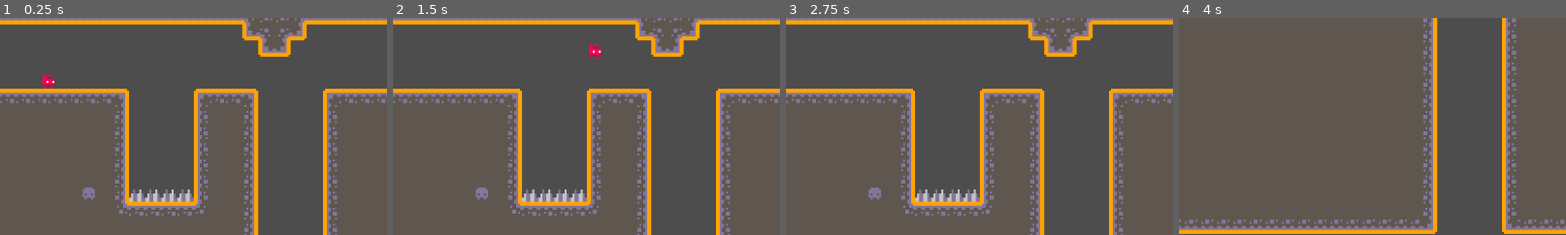
Above: before the commit, frames 1-4 (left to right).
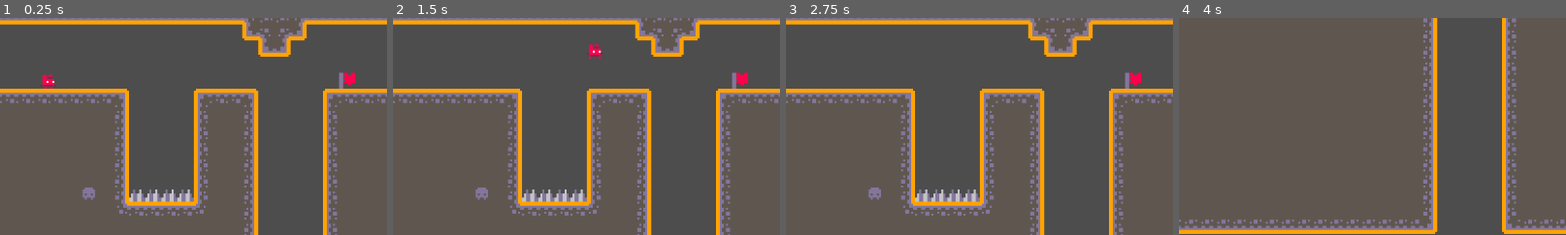
Above: after the commit, the same moments.

Repository: fredchien3/20-game-challenge
Game: Godot game, scene res://main/main.tscn
The game is run twice, just before and just after one commit, with the same random seed, the same clock (stepped at 60 frames per second) and the same inputs.
Inputs:
- Up to frame 1 (0.25 s): no input
- Up to frame 2 (1.5 s): tap Enter (ui_accept) at 0.5, 0.77, 1.25 s; hold Right (ui_right) from 0.53 s (still down)
- Up to frame 3 (2.75 s): tap Enter (ui_accept) at 1.52, 2 s; release Right (ui_right) at 2.03 s; hold Left (ui_left) from 2.03 s (still down)
- Up to frame 4 (4 s): release Left (ui_left) at 2.78 s; hold Right (ui_right) from 2.78 s (still down); tap Enter (ui_accept) at 3.02, 3.77 s
The pictures show only the part of the screen within x 0-50%, y 2-52%; the shares and areas given below are measured in that part.

The runs differ from the first frame. In frame 1, 0.2% of the frame differs, in the area x 87-92%, y 25-33%; in frame 2, 0.2%; in frame 3, 0.2%; in frame 4, nothing differs.

Commit message:
Init Checkpoint

Diff:
--- /dev/null
+++ b/6--vvvvvv/checkpoint/checkpoint.gd
@@ -0,0 +1,17 @@
+extends Node2D
+
+signal checkpoint_reached(checkpoint_instance)
+
+@onready var fresh = true
+
+# Called every frame. 'delta' is the elapsed time since the previous frame.
+func _process(delta: float) -> void:
+	pass
+
+
+func _on_area_2d_body_entered(body: Node2D) -> void:
+	if fresh and body.is_in_group("player"):
+		fresh = false
+		$SpriteFresh.visible = false
+		$SpriteUsed.visible = true
+		checkpoint_reached.emit(self)
--- /dev/null
+++ b/6--vvvvvv/checkpoint/checkpoint.tscn
@@ -0,0 +1,35 @@
+[gd_scene load_steps=6 format=3 uid="uid://ducem6nk4n158"]
+
+[ext_resource type="Script" uid="uid://bungay0ywhap" path="res://checkpoint/checkpoint.gd" id="1_q42b1"]
+[ext_resource type="Texture2D" uid="uid://gjgfjnuuki6x" path="res://tilemap_packed.png" id="1_slojq"]
+
+[sub_resource type="AtlasTexture" id="AtlasTexture_q42b1"]
+atlas = ExtResource("1_slojq")
+region = Rect2(104, 32, 8, 8)
+
+[sub_resource type="AtlasTexture" id="AtlasTexture_10gex"]
+atlas = ExtResource("1_slojq")
+region = Rect2(112, 32, 8, 8)
+
+[sub_resource type="RectangleShape2D" id="RectangleShape2D_10gex"]
+size = Vector2(8, 8)
+
+[node name="Checkpoint" type="Node2D"]
+texture_filter = 1
+script = ExtResource("1_q42b1")
+
+[node name="SpriteFresh" type="Sprite2D" parent="."]
+texture = SubResource("AtlasTexture_q42b1")
+
+[node name="SpriteUsed" type="Sprite2D" parent="."]
+visible = false
+texture = SubResource("AtlasTexture_10gex")
+
+[node name="Area2D" type="Area2D" parent="."]
+collision_layer = 0
+collision_mask = 4
+
+[node name="CollisionShape2D" type="CollisionShape2D" parent="Area2D"]
+shape = SubResource("RectangleShape2D_10gex")
+
+[connection signal="body_entered" from="Area2D" to="." method="_on_area_2d_body_entered"]
--- a/6--vvvvvv/main/main.tscn
+++ b/6--vvvvvv/main/main.tscn
@@ -1,9 +1,10 @@
-[gd_scene load_steps=9 format=4 uid="uid://bhrlvuch7heqs"]
+[gd_scene load_steps=10 format=4 uid="uid://bhrlvuch7heqs"]
 
 [ext_resource type="TileSet" uid="uid://csst3f3y35i38" path="res://main/main.tres" id="1_pjrb6"]
 [ext_resource type="Script" uid="uid://dvnhg6am166xr" path="res://main/main.gd" id="1_xwkvk"]
 [ext_resource type="PackedScene" uid="uid://3nsssrfp15wp" path="res://player/player.tscn" id="2_pjrb6"]
 [ext_resource type="Script" uid="uid://jn0nllgtfvcp" path="res://main/camera_2d.gd" id="4_c651c"]
+[ext_resource type="PackedScene" uid="uid://ducem6nk4n158" path="res://checkpoint/checkpoint.tscn" id="5_3wy1v"]
 
 [sub_resource type="SegmentShape2D" id="SegmentShape2D_c651c"]
 a = Vector2(-192, 0)
@@ -45,6 +46,7 @@
 position = Vector2(192, 108)
 zoom = Vector2(3, 3)
 script = ExtResource("4_c651c")
+metadata/_edit_lock_ = true
 
 [node name="BottomArea" type="Area2D" parent="Camera2D"]
 collision_layer = 0
@@ -89,6 +91,9 @@
 shape = SubResource("SegmentShape2D_4dugh")
 metadata/_edit_lock_ = true
 
+[node name="Checkpoint" parent="." instance=ExtResource("5_3wy1v")]
+position = Vector2(172, 36)
+
 [connection signal="body_entered" from="Camera2D/BottomArea" to="Camera2D" method="_on_bottom_area_body_entered"]
 [connection signal="body_entered" from="Camera2D/RightArea" to="Camera2D" method="_on_right_area_body_entered"]
 [connection signal="body_entered" from="Camera2D/TopArea" to="Camera2D" method="_on_top_area_body_entered"]
Not shown, added: 6--vvvvvv/checkpoint/checkpoint.gd.uid
